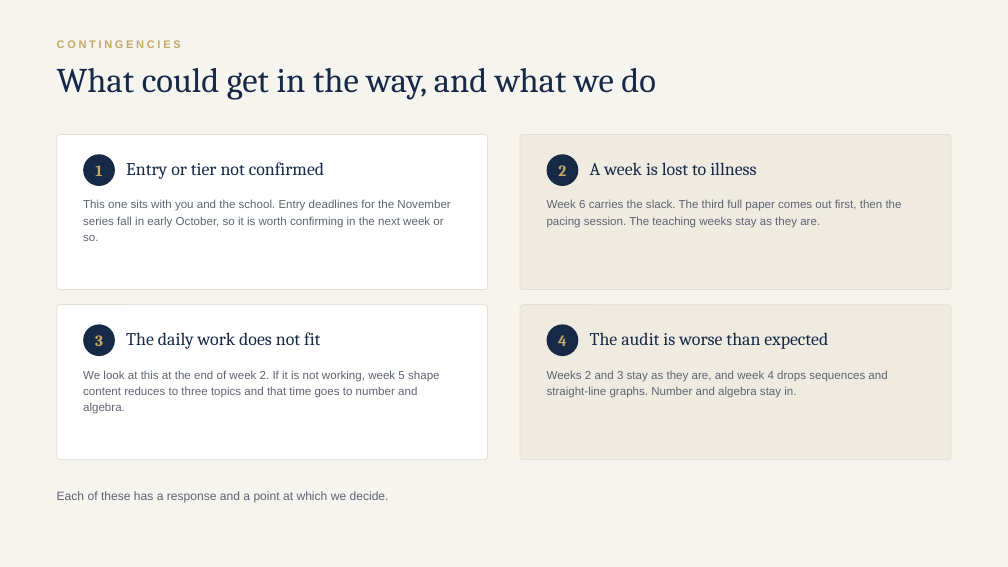
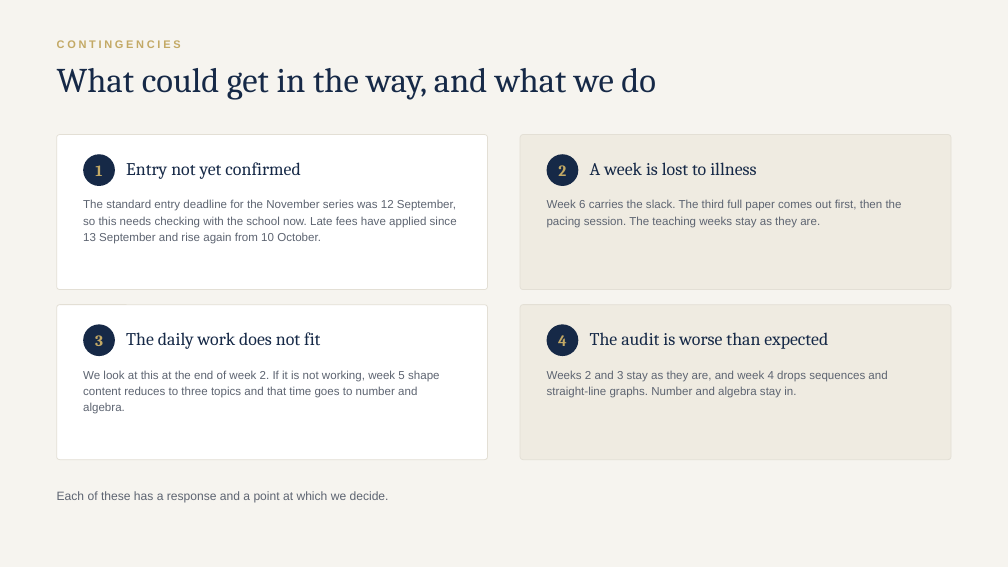
Before and after one commit to AliAljawabra/Daily, a slide deck: slide 15 of tutoring/charlotte/Charlotte_maths_plan.pptx. Drawn at 1008x567 pixels with LibreOffice and Linux fonts; fonts in the diff are those of the drawing. Boxes give left, top, right and bottom in pixels: in the first picture for what was removed or moved away, otherwise in the second. Text is boxed around its words. In the diff, an @@ line names an element or a change of style, - is before the commit and + after.

```diff
--- a/tutoring/charlotte/Charlotte_maths_plan.pptx
+++ b/tutoring/charlotte/Charlotte_maths_plan.pptx
@@ text at (126,162,300,179): text changed @@
-Entry or tier not confirmed
+Entry not yet confirmed
@@ text at (83,200,457,244): text changed @@
-This one sits with you and the school. Entry deadlines for the November series fall in early October, so it is worth confirming in the next week or so.
+The standard entry deadline for the November series was 12 September, so this needs checking with the school now. Late fees have applied since 13 September and rise again from 10 October.
```
Also in this commit, not shown: 6 other slides changed, 2 other files.
